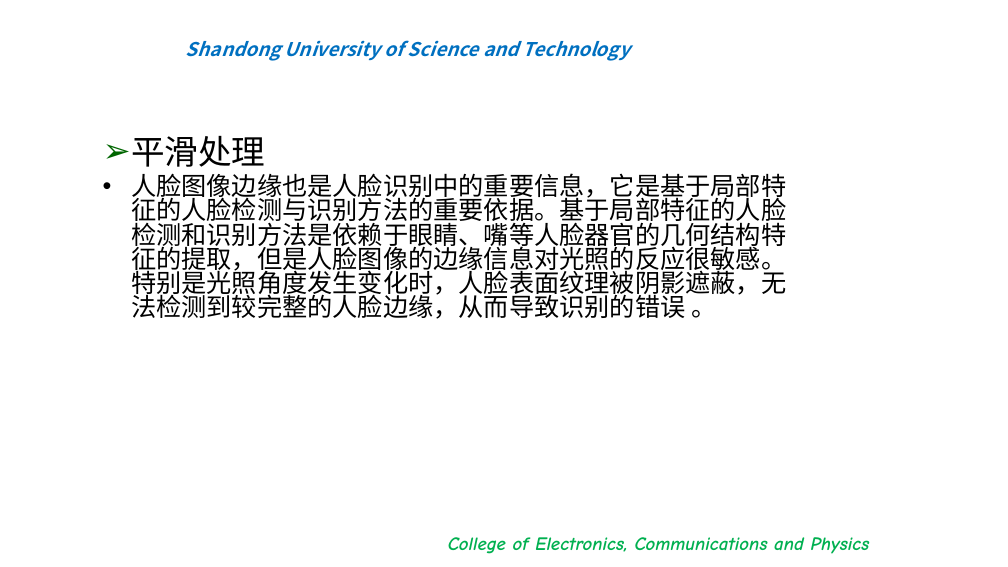
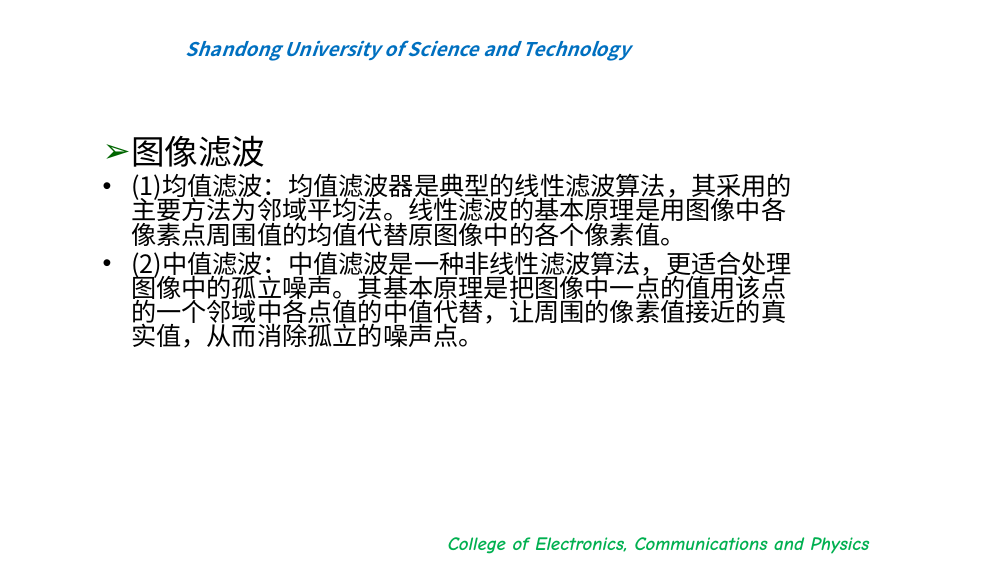
Before and after one commit to bigflyboy/biyelunwen, a slide deck: slide 20 of 王志远毕业答辩.pptx (slide 21 before the commit). Drawn at 1008x567 pixels with LibreOffice and Linux fonts; fonts in the diff are those of the drawing; background and template pictures are left out. Boxes give left, top, right and bottom in pixels: in the first picture for what was removed or moved away, otherwise in the second. Text is boxed around its words. In the diff, an @@ line names an element or a change of style, - is before the commit and + after.

```diff
--- a/王志远毕业答辩.pptx
+++ b/王志远毕业答辩.pptx
@@ text at [131, 135, 792, 348]: text changed @@
-➢ 平滑处理
-• 人脸图像边缘也是人脸识别中的重要信息，它是基于局部特征的人脸检测与识别方法的重要依据。基于局部特征的人脸检测和识别方法是依赖于眼睛、嘴等人脸器官的几何结构特征的提取，但是人脸图像的边缘信息对光照的反应很敏感。特别是光照角度发生变化时，人脸表面纹理被阴影遮蔽，无法检测到较完整的人脸边缘，从而导致识别的错误 。
+➢ 图像滤波
+• (1)均值滤波：均值滤波器是典型的线性滤波算法，其采用的主要方法为邻域平均法。线性滤波的基本原理是用图像中各像素点周围值的均值代替原图像中的各个像素值。
+• (2)中值滤波：中值滤波是一种非线性滤波算法，更适合处理图像中的孤立噪声。其基本原理是把图像中一点的值用该点的一个邻域中各点值的中值代替，让周围的像素值接近的真实值，从而消除孤立的噪声点。
```
Also in this commit, not shown: 4 other slides changed, 1 slide added, 1 slide removed, 4 other files.
